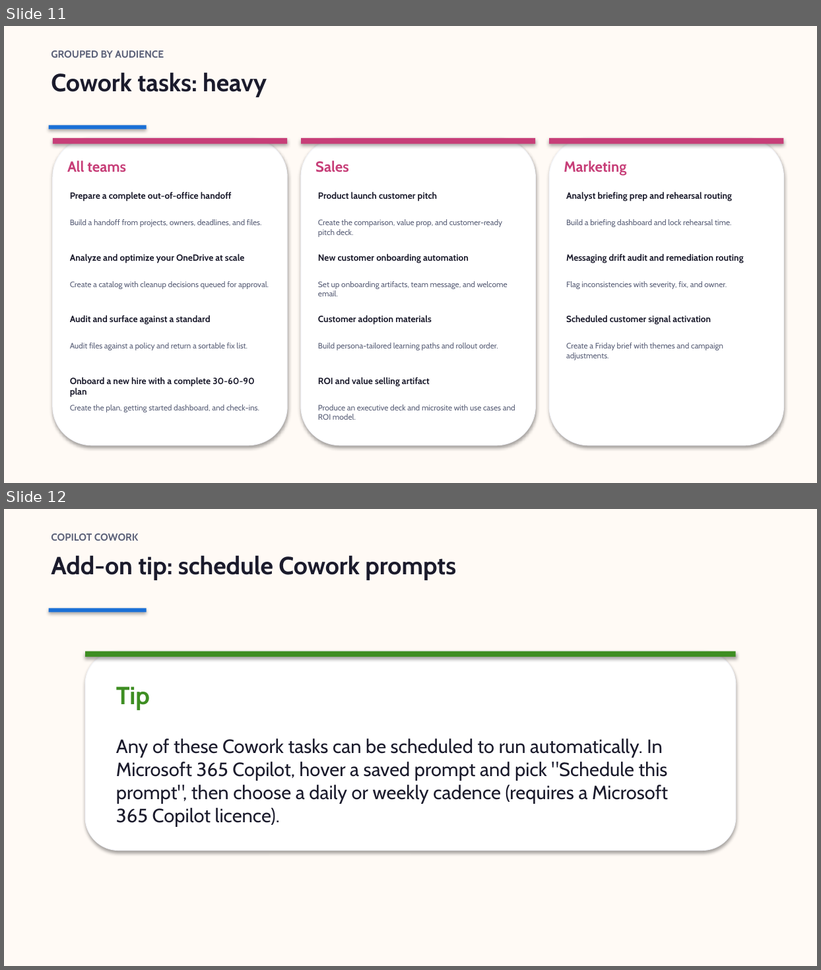
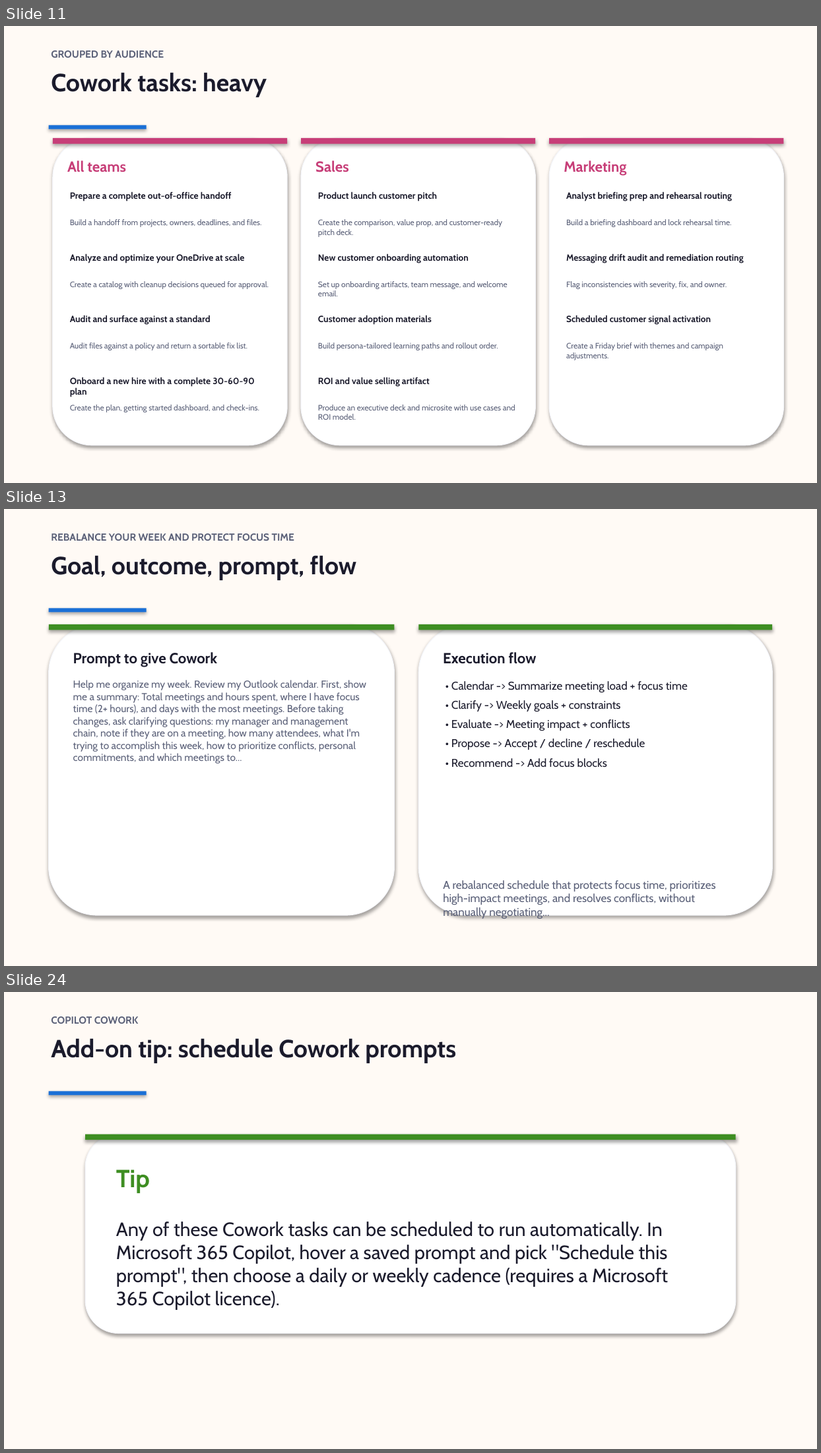
Before and after one commit to steffiyappy/copilot-what-to-use-when, a slide deck: slides/business-lite.pptx. Shown one above the other, each under a label of ours: slides 11 and 12 before the commit, slides 11, 13 and 24 after it; the slides between them are not shown. The pictures are 821x970 and 821x1453 pixels, drawn with LibreOffice and Linux fonts; fonts in the diff are those of the drawing. Boxes give left, top, right and bottom in pixels: in the first picture for what was removed or moved away, otherwise in the second. Text is boxed around its words. In the diff, an @@ line names an element or a change of style, - is before the commit and + after.

```diff
--- a/slides/business-lite.pptx
+++ b/slides/business-lite.pptx
@@ slide 13 added at (4,509,817,966), background #FFFAF5 @@
@@ text added at (51,533,294,541), 9 pt, text #5A6078, bold @@
+REBALANCE YOUR WEEK AND PROTECT FOCUS TIME
@@ text added at (51,555,357,580), 22 pt, text #1B1B2C, bold @@
+Goal, outcome, prompt, flow
@@ rectangle added at (49,608,147,612), fill #1A6FD6 @@
@@ rounded rectangle added at (49,625,394,916), fill #FFFFFF, outline #F6F7FB 0.75 pt @@
@@ rectangle added at (49,625,394,630), fill #3E8E22 @@
@@ rounded rectangle added at (418,625,772,916), fill #FFFFFF, outline #F6F7FB 0.75 pt @@
@@ rectangle added at (418,625,772,630), fill #3E8E22 @@
@@ text added at (73,652,217,667), 13 pt, text #1B1B2C, bold @@
+Prompt to give Cowork
@@ text added at (443,652,537,664), 13 pt, text #1B1B2C, bold @@
+Execution flow
@@ text added at (73,680,366,764), 9 pt, text #5A6078 @@
+Help me organize my week. Review my Outlook calendar. First, show me a summary: Total meetings and hours spent, where I have focus time (2+ hours), and days with the most meetings. Before taking changes, ask clarifying questions: my manager and management chain, note if they are on a meeting, how many attendees, what I'm trying to accomplish this week, how to prioritize conflicts, personal commitments, and which meetings to...
@@ text added at (451,681,688,767), 10 pt, text #1B1B2C @@
+• Calendar -> Summarize meeting load + focus time
+• Clarify -> Weekly goals + constraints
+• Evaluate -> Meeting impact + conflicts
+• Propose -> Accept / decline / reschedule
+• Recommend -> Add focus blocks
@@ text added at (443,881,716,919), 10 pt, text #5A6078 @@
+A rebalanced schedule that protects focus time, prioritizes high-impact meetings, and resolves conflicts, without manually negotiating...
@@ what was slide 12 is now slide 24 @@
```
Also in this commit, not shown: 11 other slides added, 8 other files.
